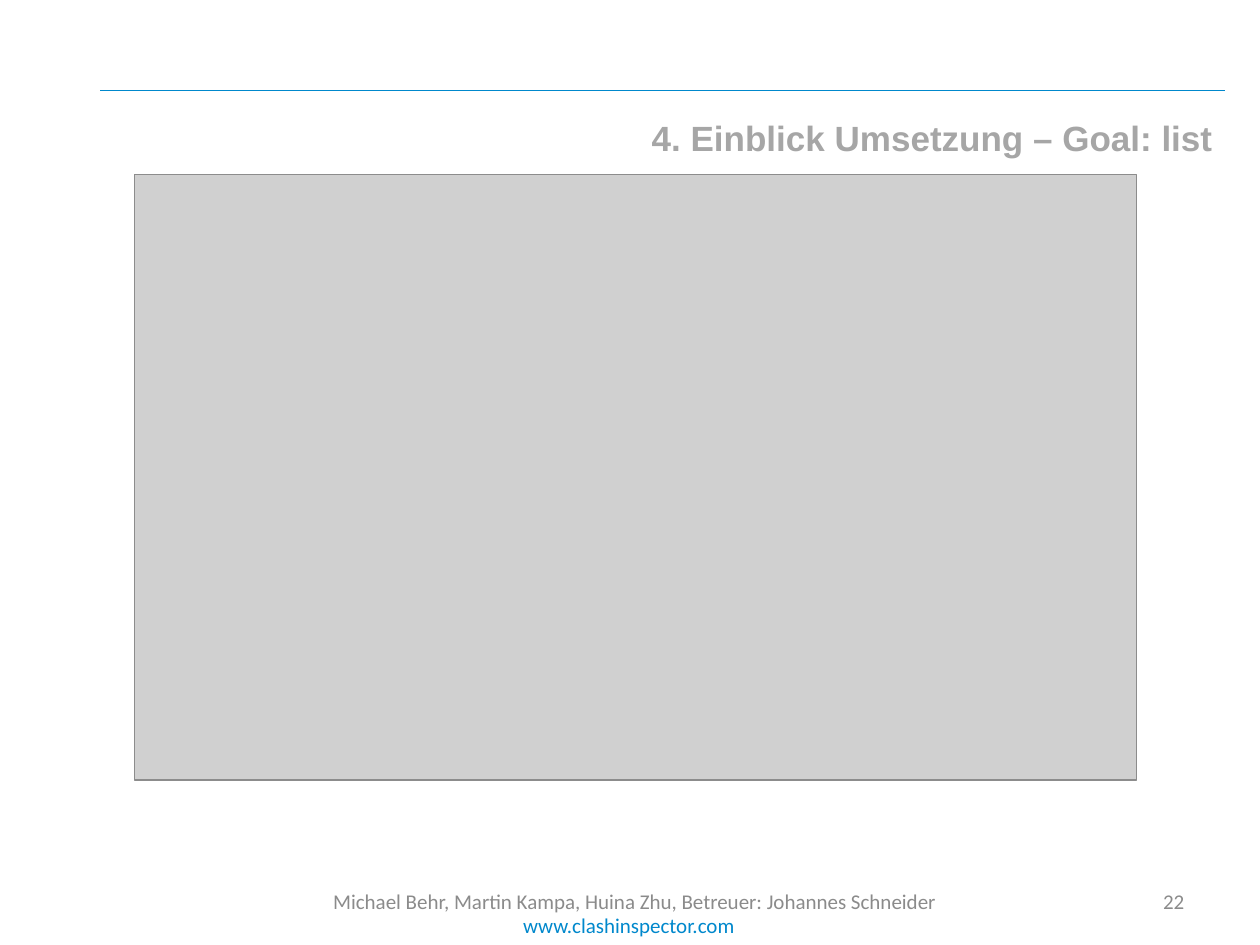
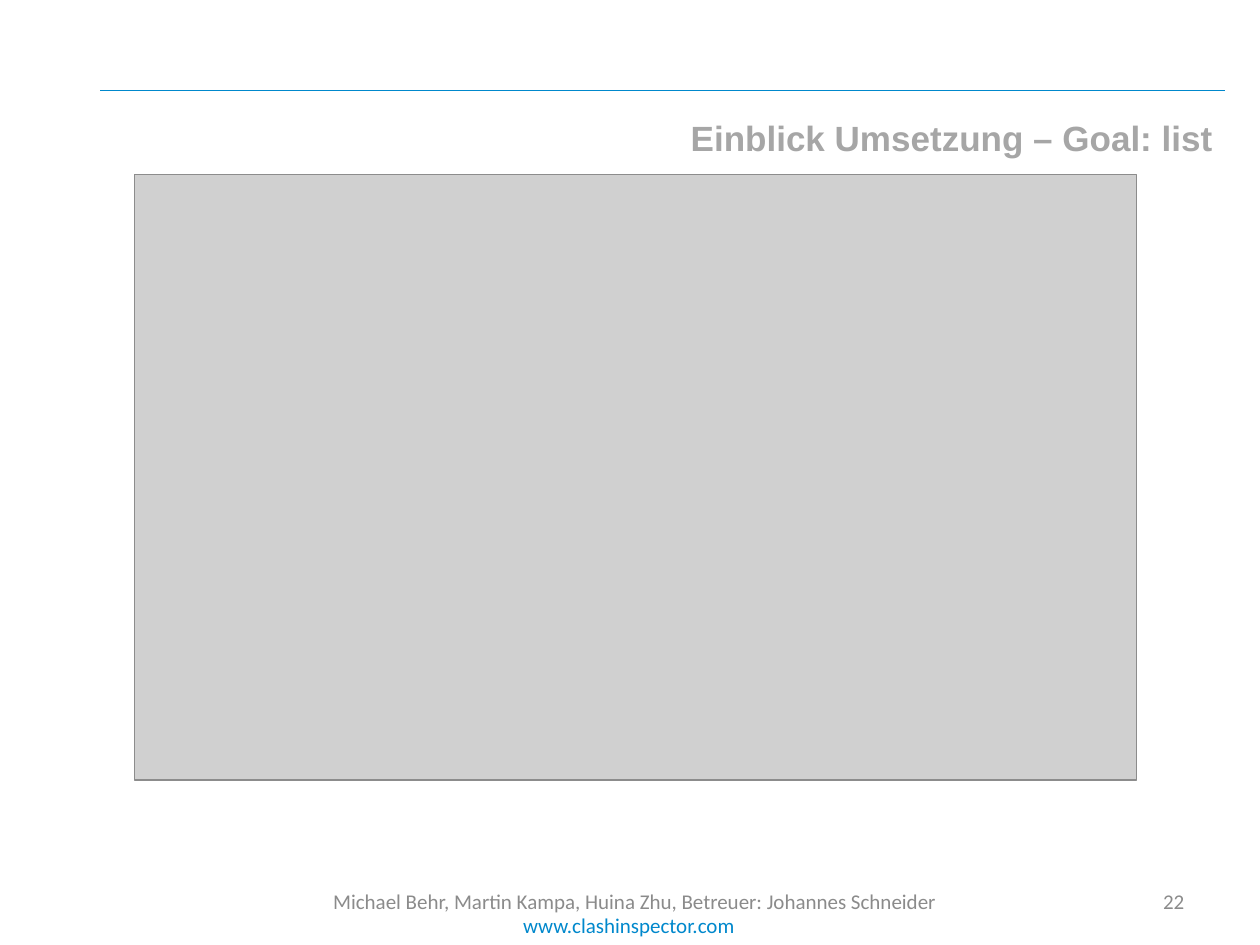
Before and after one commit to cedarsoft/clashinspector.com, a slide deck: slide 22 of presentation/Jahresprojekt Endpräsentation.pptx. Drawn at 1260x945 pixels with LibreOffice and Linux fonts; fonts in the diff are those of the drawing; grey boxes stand for pictures; background and template pictures are left out. Boxes give left, top, right and bottom in pixels: in the first picture for what was removed or moved away, otherwise in the second. Text is boxed around its words. In the diff, an @@ line names an element or a change of style, - is before the commit and + after.

```diff
--- a/presentation/Jahresprojekt Endpräsentation.pptx
+++ b/presentation/Jahresprojekt Endpräsentation.pptx
@@ text at box(691, 126, 1213, 157): text changed @@
-4. Einblick Umsetzung – Goal: list
+Einblick Umsetzung – Goal: list
```
Also in this commit, not shown: 11 other slides changed, 4 other files.
